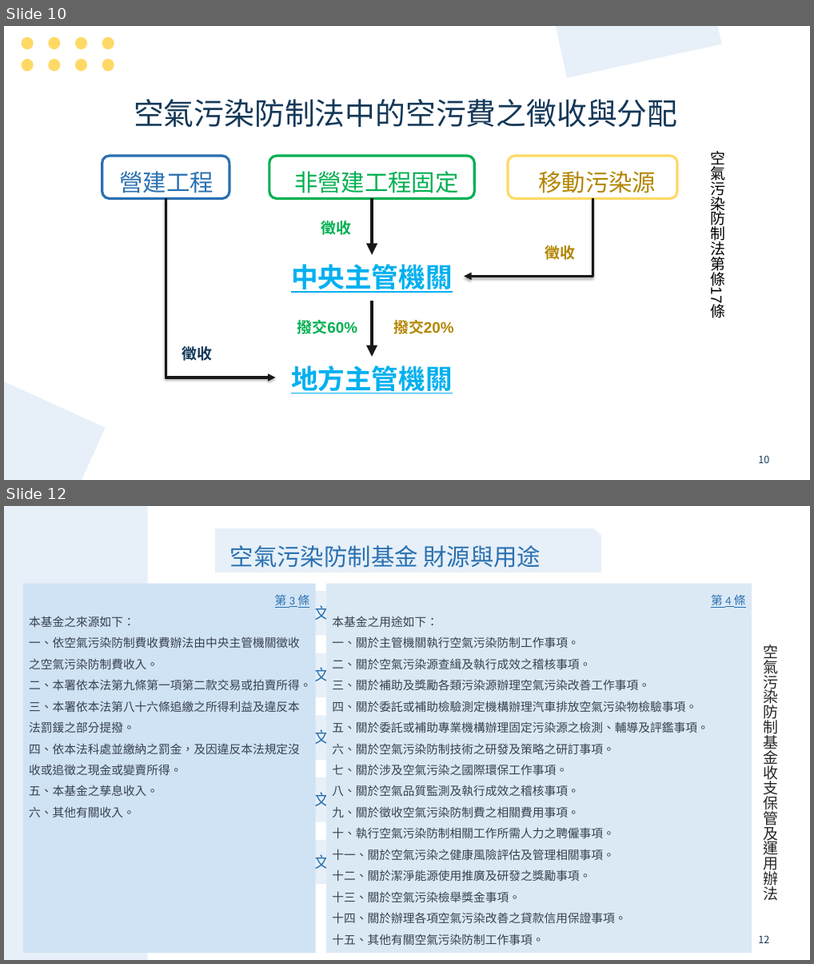
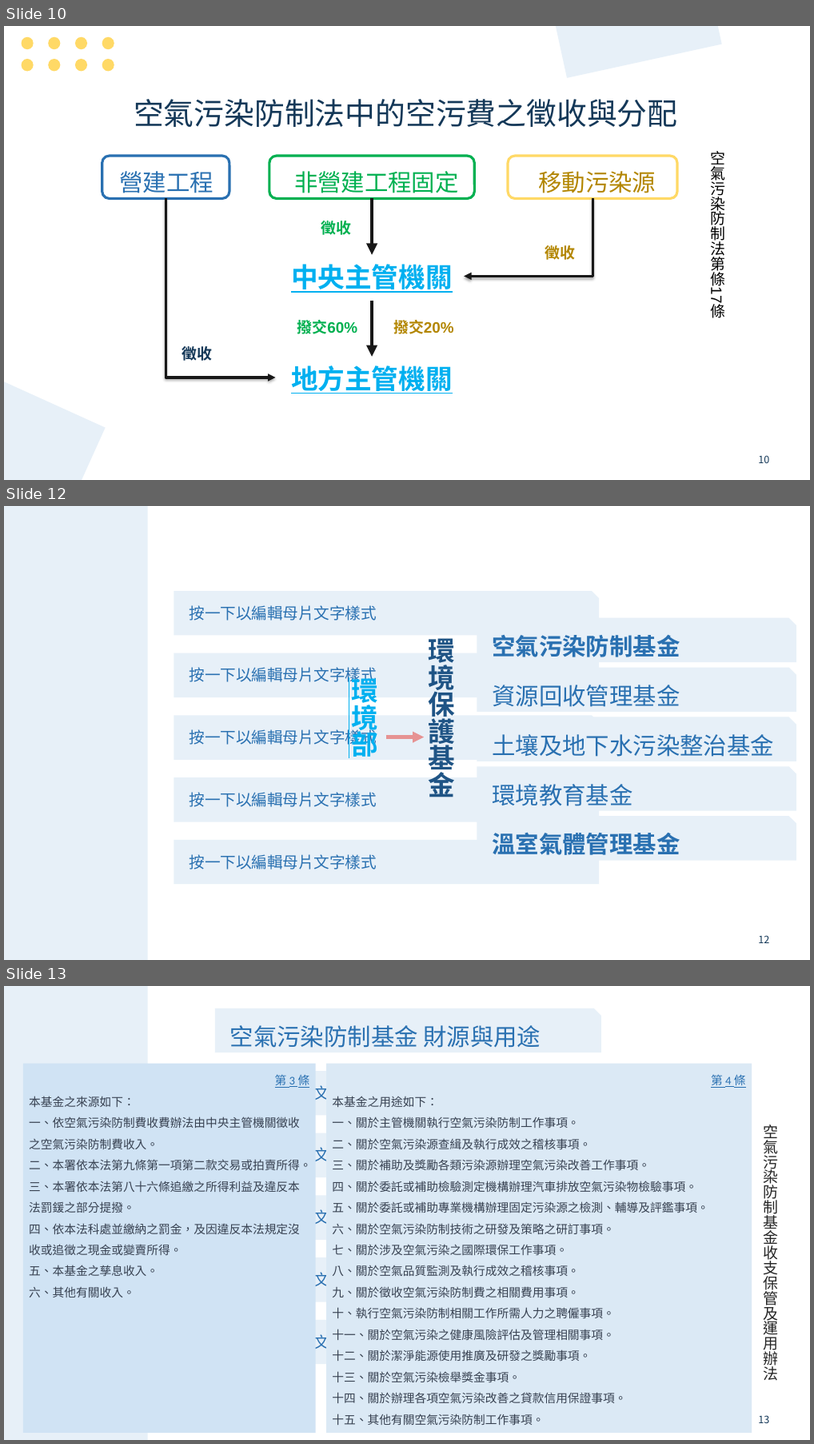
Before and after one commit to mt019/1121_Fiscal_Law, a slide deck: _material/_我的學期報告/_ppt/空氣污染防制基金.pptx. Shown one above the other, each under a label of ours: slides 10 and 12 before the commit, slides 10, 12 and 13 after it; the slides between them are not shown. The pictures are 814x964 and 814x1444 pixels, drawn with LibreOffice and Linux fonts; fonts in the diff are those of the drawing. Boxes give left, top, right and bottom in pixels: in the first picture for what was removed or moved away, otherwise in the second. Text is boxed around its words. In the diff, an @@ line names an element or a change of style, - is before the commit and + after.

```diff
--- a/_material/_我的學期報告/_ppt/空氣污染防制基金.pptx
+++ b/_material/_我的學期報告/_ppt/空氣污染防制基金.pptx
@@ slide 12 added at [4,506,810,960], background #FFFFFF; not listed: 2 template elements that a slide beside it also shows @@
@@ text added at [477,618,797,662], fill #E7F0F8, 28 pt, text #2970B1, bold @@
+空氣污染防制基金
@@ title added at [429,636,456,797], 32 pt, text #1F5485, bold @@
+環境保護基金
@@ text added at [351,673,378,762], 32 pt, text #00B0F0, bold, underline @@
+環境部
@@ text added at [477,668,797,712], fill #E7F0F8, 28 pt, text #2970B1 @@
+資源回收管理基金
@@ text added at [477,716,797,760], fill #E7F0F8, 28 pt, text #2970B1 @@
+土壤及地下水污染整治基金
@@ arrow added from (386, 737) to (425, 737), #E79494 4.5 pt @@
@@ text added at [477,766,797,810], fill #E7F0F8, 28 pt, text #2970B1 @@
+環境教育基金
@@ snip rect added at [477,816,797,860], fill #E7F0F8, 28 pt, text #2970B1, bold @@
+溫室氣體管理基金
@@ what was slide 12 is now slide 13 @@
@@ page number at [758,1415,770,1423]: text changed @@
-12
+13
```
Also in this commit, not shown: 1 slide changed, 38 other files.
